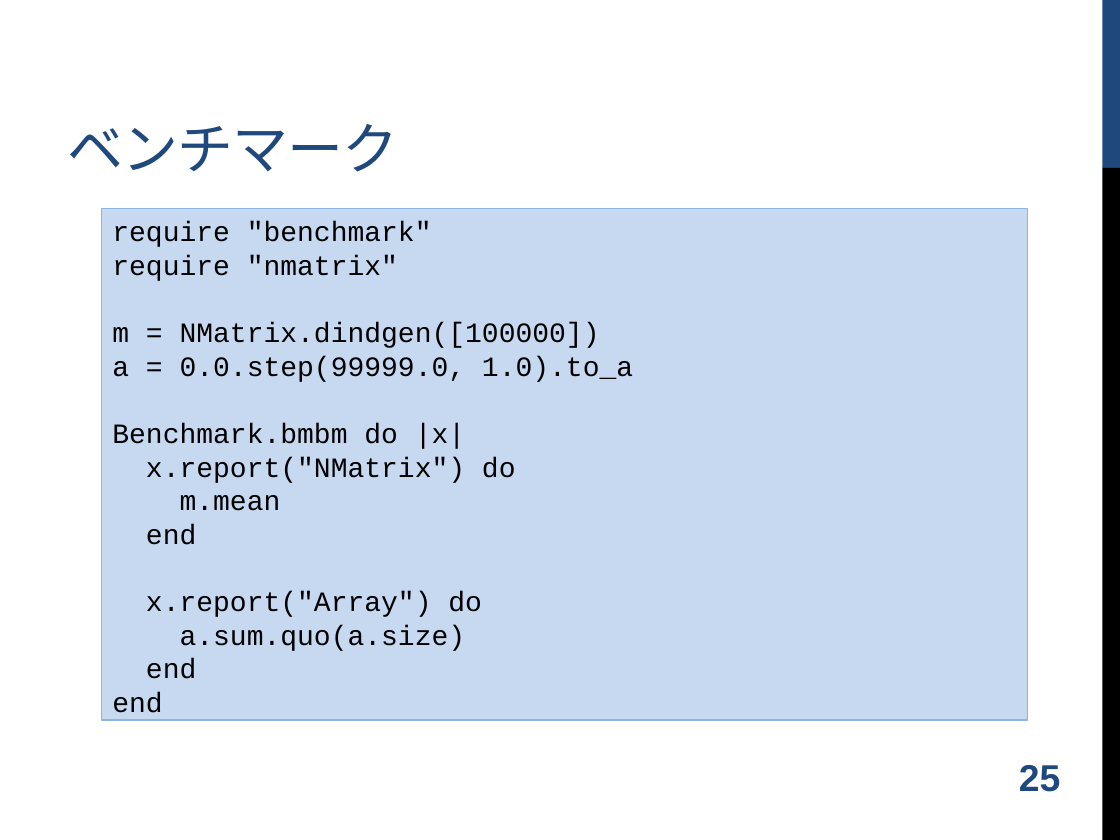
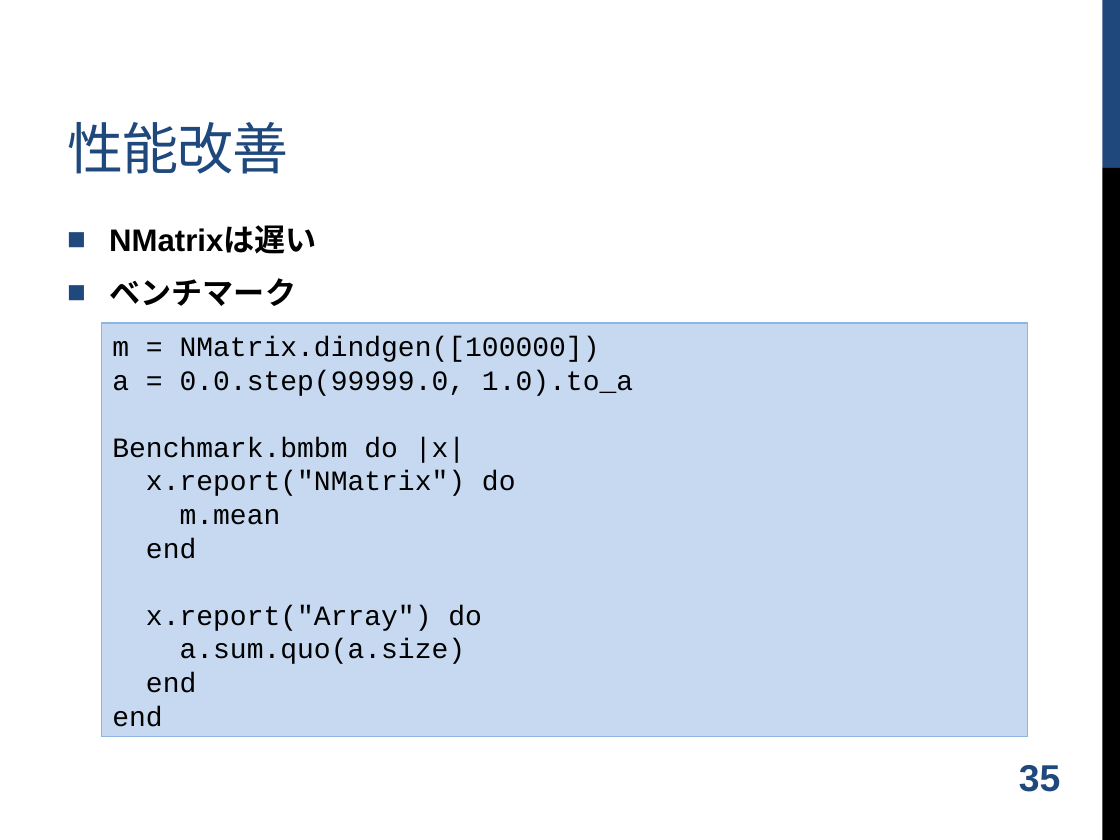
Before and after one commit to shugo/DCW2016, a slide deck: slide 36 of ruby_data_analysis.pptx (slide 26 before the commit). Drawn at 1120x840 pixels with LibreOffice and Linux fonts; fonts in the diff are those of the drawing; background and template pictures are left out. Boxes give left, top, right and bottom in pixels: in the first picture for what was removed or moved away, otherwise in the second. Text is boxed around its words. In the diff, an @@ line names an element or a change of style, - is before the commit and + after.

Commit message:
updated.

```diff
--- a/ruby_data_analysis.pptx
+++ b/ruby_data_analysis.pptx
@@ title added at (67,122,288,174), 36 pt, text #1F497D @@
+性能改善
@@ text "NMatrixは遅い": place and size @@
-text "NMatrixは遅い" at (67,124,398,172)
+text "NMatrixは遅い" at (109,226,317,306)
@@ text "NMatrixは遅い" at (109,226,317,306): vertical alignment bottom to top @@
@@ text at (109,226,317,254): paragraph added @@
+■ NMatrixは遅い
@@ text in rectangle at (112,222,432,281): paragraphs removed @@
-require "benchmark"
-require "nmatrix"
@@ text at (109,278,296,306): size 36 to 20 pt, font Montserrat to Arial, text colour #1F497D to #000000, letter spacing -0.6 to 0 pt, bold on in "ベンチマーク"; bullet none to ■; more space between paragraphs @@
@@ rectangle "m = NMatrix.dindgen([100000])": place and size @@
-rectangle "m = NMatrix.dindgen([100000])" at (102,208,1028,720)
+rectangle "m = NMatrix.dindgen([100000])" at (102,323,1028,736)
@@ page number at (1019,765,1060,792): text changed @@
-25
+35
```
Also in this commit, not shown: 3 other slides changed, 1 slide removed.
